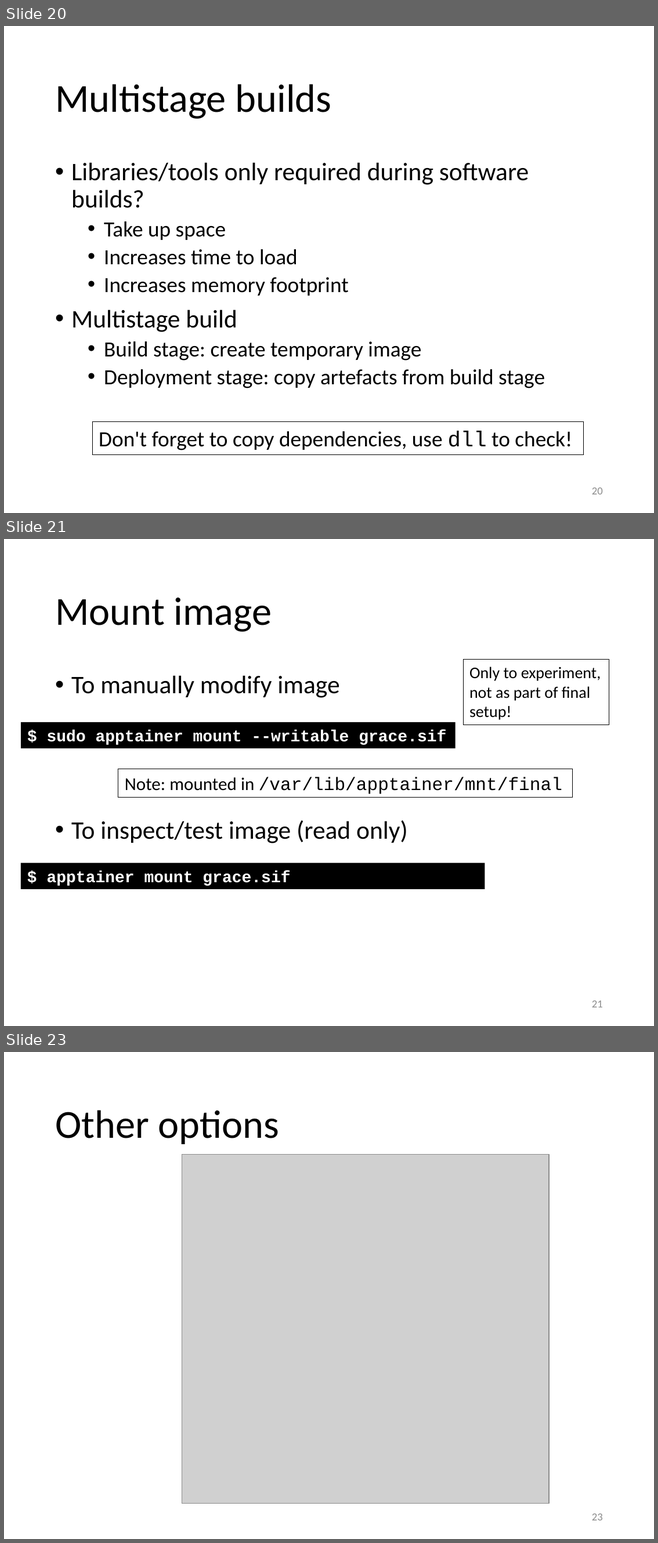
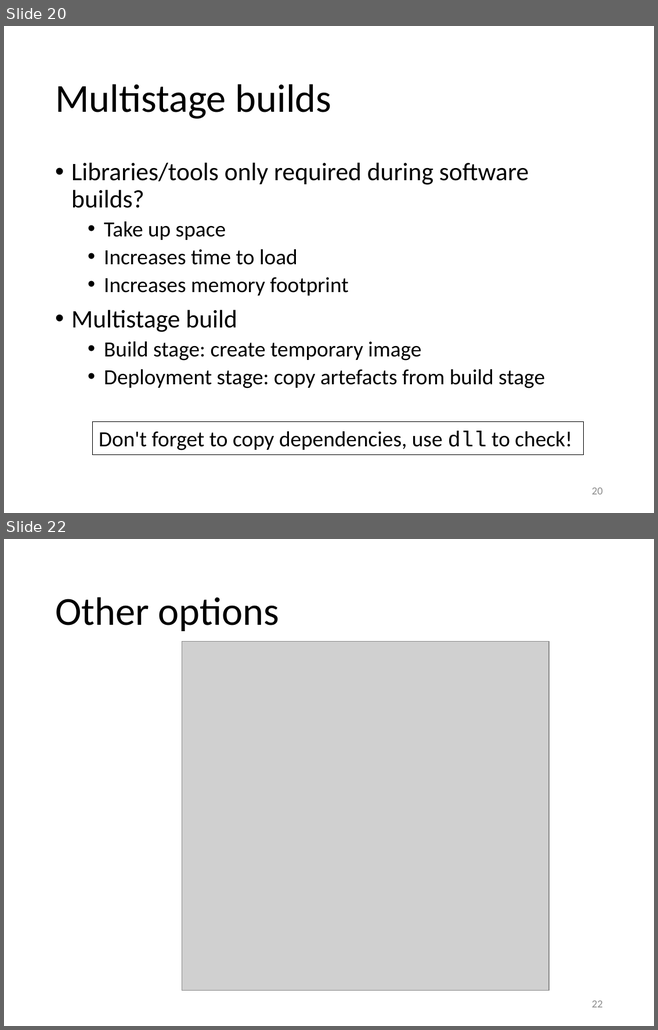
Before and after one commit to gjbex/Containers-for-HPC, a slide deck: containers_for_hpc.pptx. Shown one above the other, each under a label of ours: slides 20, 21 and 23 before the commit, slides 20 and 22 after it; the slides between them are not shown. The pictures are 658x1543 and 658x1030 pixels, drawn with LibreOffice and Linux fonts; fonts in the diff are those of the drawing; grey boxes stand for pictures. Boxes give left, top, right and bottom in pixels: in the first picture for what was removed or moved away, otherwise in the second. Text is boxed around its words. In the diff, an @@ line names an element or a change of style, - is before the commit and + after.

Commit message:
Remove slide on mount command, remote build

```diff
--- a/containers_for_hpc.pptx
+++ b/containers_for_hpc.pptx
@@ slide 21 removed at (4,539,654,1026), background #FFFFFF @@
@@ title removed at (55,598,271,632) @@
-Mount image
@@ rectangle removed at (463,659,609,725) @@
-Only to experiment,
-not as part of final
-setup!
@@ text removed at (71,675,408,843) @@
-• To manually modify image
-• To inspect/test image (read only)
@@ rectangle removed at (21,722,455,748) @@
-$ sudo apptainer mount --writable grace.sif
@@ rectangle removed at (118,769,572,798) @@
-Note: mounted in /var/lib/apptainer/mnt/final
@@ rectangle removed at (21,863,485,889) @@
-$ apptainer mount grace.sif
@@ page number removed at (592,1001,603,1008) @@
-21
@@ what was slide 23 is now slide 22 @@
@@ page number at (592,1001,603,1008): text changed @@
-23
+22
```
Also in this commit, not shown: 1 slide changed.
